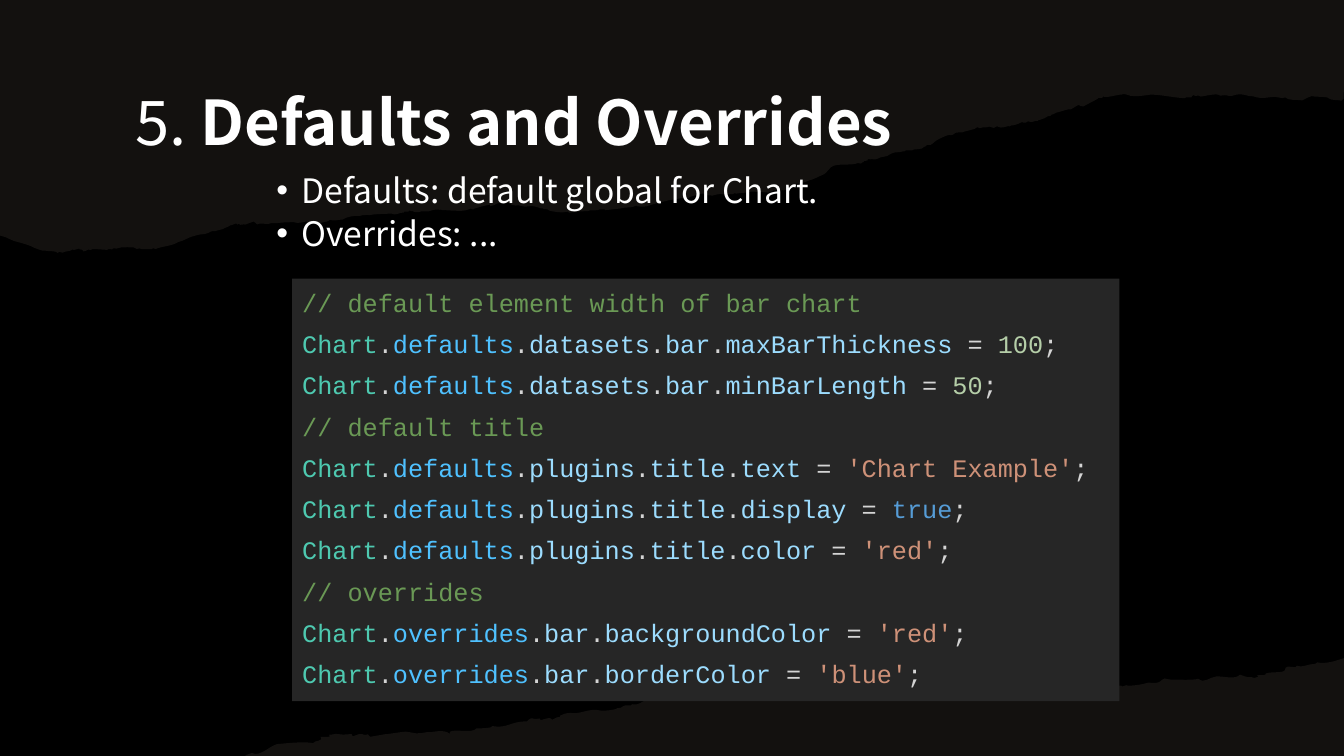
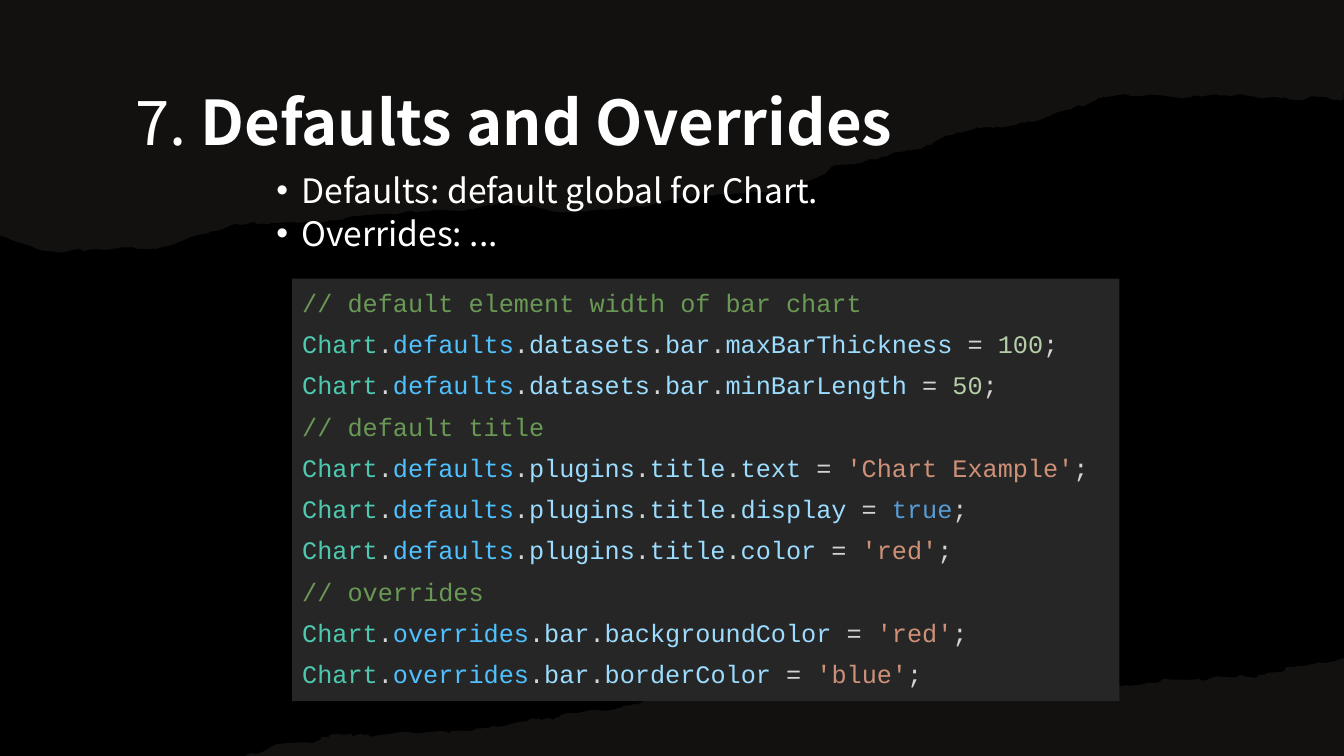
Before and after one commit to huynhtamhao/coding-guide, a slide deck: slide 20 of docs/assets/tutorials/ChartJs.pptx (slide 12 before the commit). Drawn at 1344x756 pixels with LibreOffice and Linux fonts; fonts in the diff are those of the drawing. Boxes give left, top, right and bottom in pixels: in the first picture for what was removed or moved away, otherwise in the second. Text is boxed around its words. In the diff, an @@ line names an element or a change of style, - is before the commit and + after.

```diff
--- a/docs/assets/tutorials/ChartJs.pptx
+++ b/docs/assets/tutorials/ChartJs.pptx
@@ title at [135, 95, 893, 146]: text changed @@
-5. Defaults and Overrides
+7. Defaults and Overrides
```
Also in this commit, not shown: 12 other slides changed, 8 slides added.
